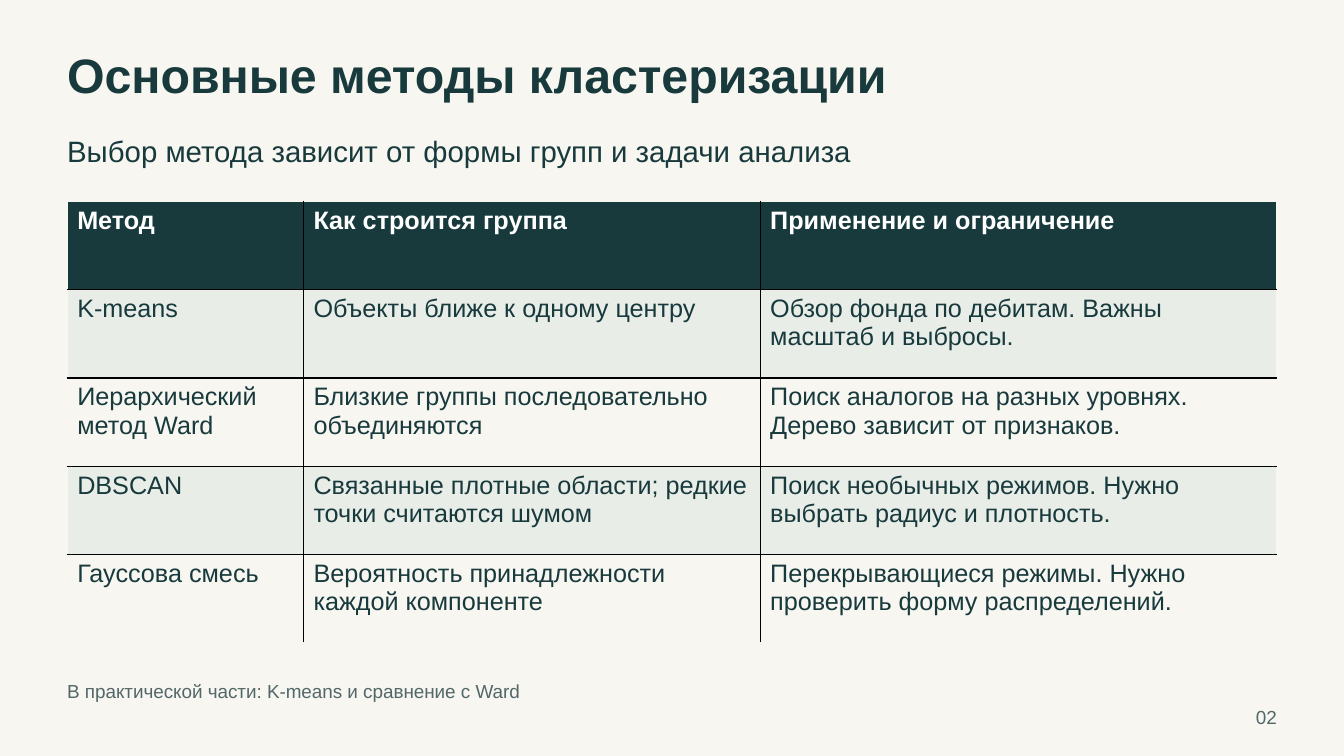
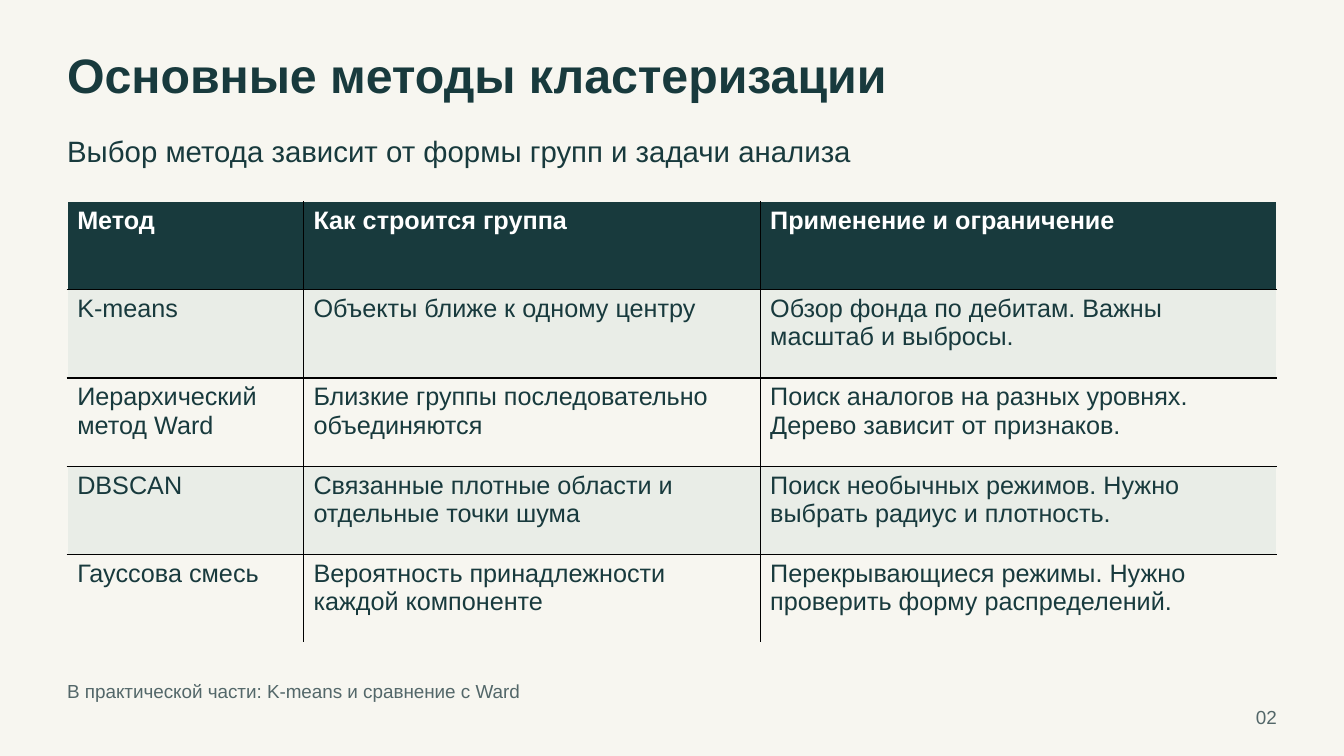
Before and after one commit to dmitriyjob/Neftegaz_practice, a slide deck: slide 2 of presentation.pptx. Drawn at 1344x756 pixels with LibreOffice and Linux fonts; fonts in the diff are those of the drawing. Boxes give left, top, right and bottom in pixels: in the first picture for what was removed or moved away, otherwise in the second. Text is boxed around its words. In the diff, an @@ line names an element or a change of style, - is before the commit and + after.

```diff
--- a/presentation.pptx
+++ b/presentation.pptx
@@ table at <box>68,202,1276,643</box> @@
-row 4, column 2: Связанные плотные области; редкие точки считаются шумом
+row 4, column 2: Связанные плотные области и отдельные точки шума
```
Also in this commit, not shown: 3 other slides changed, 15 other files.
